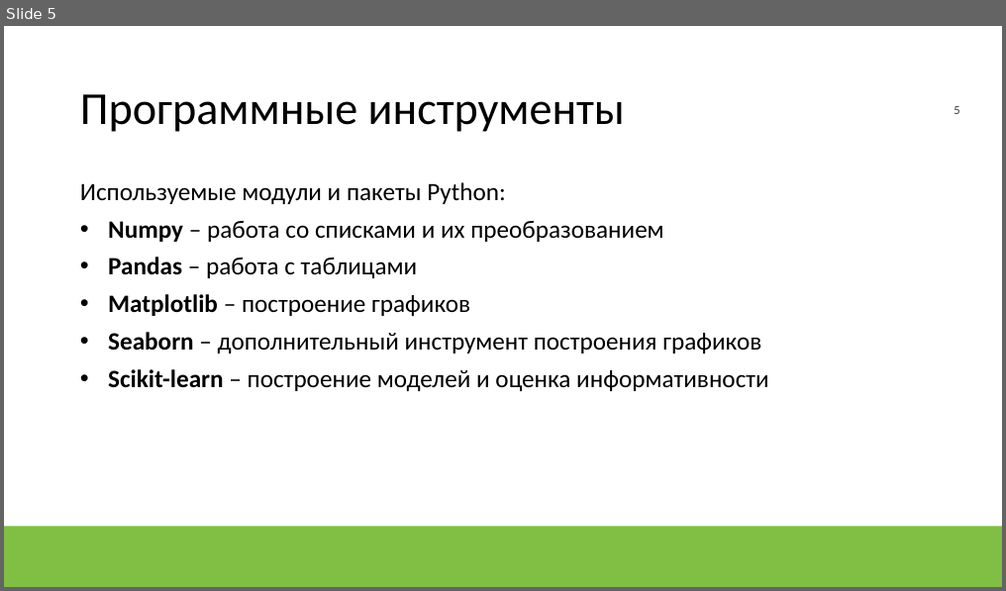
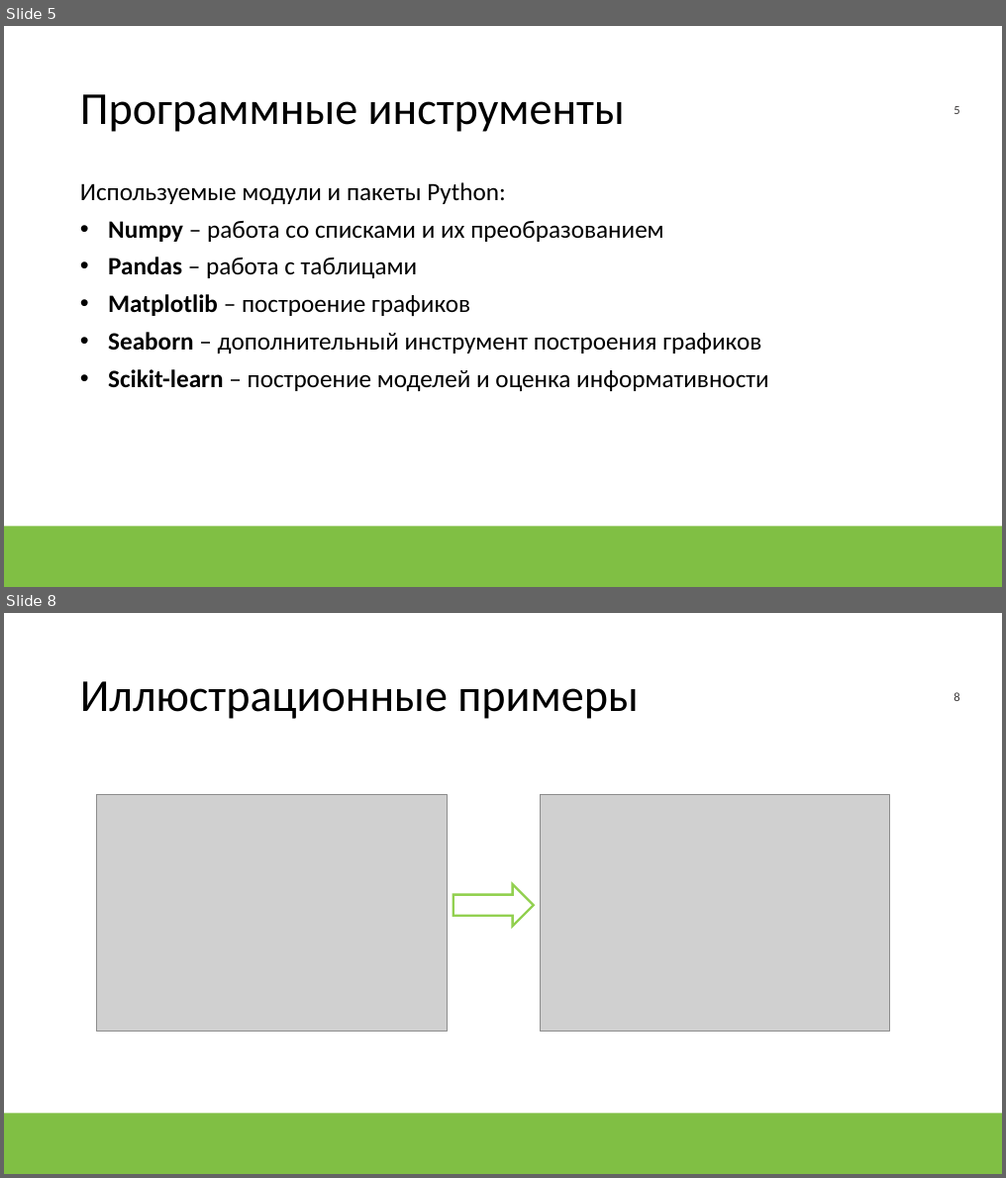
Before and after one commit to NLZer0/YIRS, a slide deck: Презентация.pptx. Shown one above the other, each under a label of ours: slide 5 before the commit, slides 5 and 8 after it; the slides between them are not shown. The pictures are 1006x591 and 1006x1178 pixels, drawn with LibreOffice and Linux fonts; fonts in the diff are those of the drawing; grey boxes stand for pictures; background and template pictures are left out. Boxes give left, top, right and bottom in pixels: in the first picture for what was removed or moved away, otherwise in the second. Text is boxed around its words. In the diff, an @@ line names an element or a change of style, - is before the commit and + after.

```diff
--- a/Презентация.pptx
+++ b/Презентация.pptx
@@ slide 8 added at <box>4,613,1002,1174</box>, background #FFFFFF; not listed: 1 template element that a slide beside it also shows @@
@@ title added at <box>80,681,638,719</box>, 44 pt, text #000000 @@
+Иллюстрационные примеры
@@ picture added at <box>96,795,448,1032</box> @@
@@ picture added at <box>540,795,890,1032</box> @@
@@ right arrow added at <box>453,884,534,927</box>, fill #FFFFFF, outline #92D050 2.25 pt @@
@@ rectangle added at <box>4,1114,1002,1174</box>, fill #80BF44 @@
```
Also in this commit, not shown: 3 other slides added, 1 slide removed, 3 other files.
